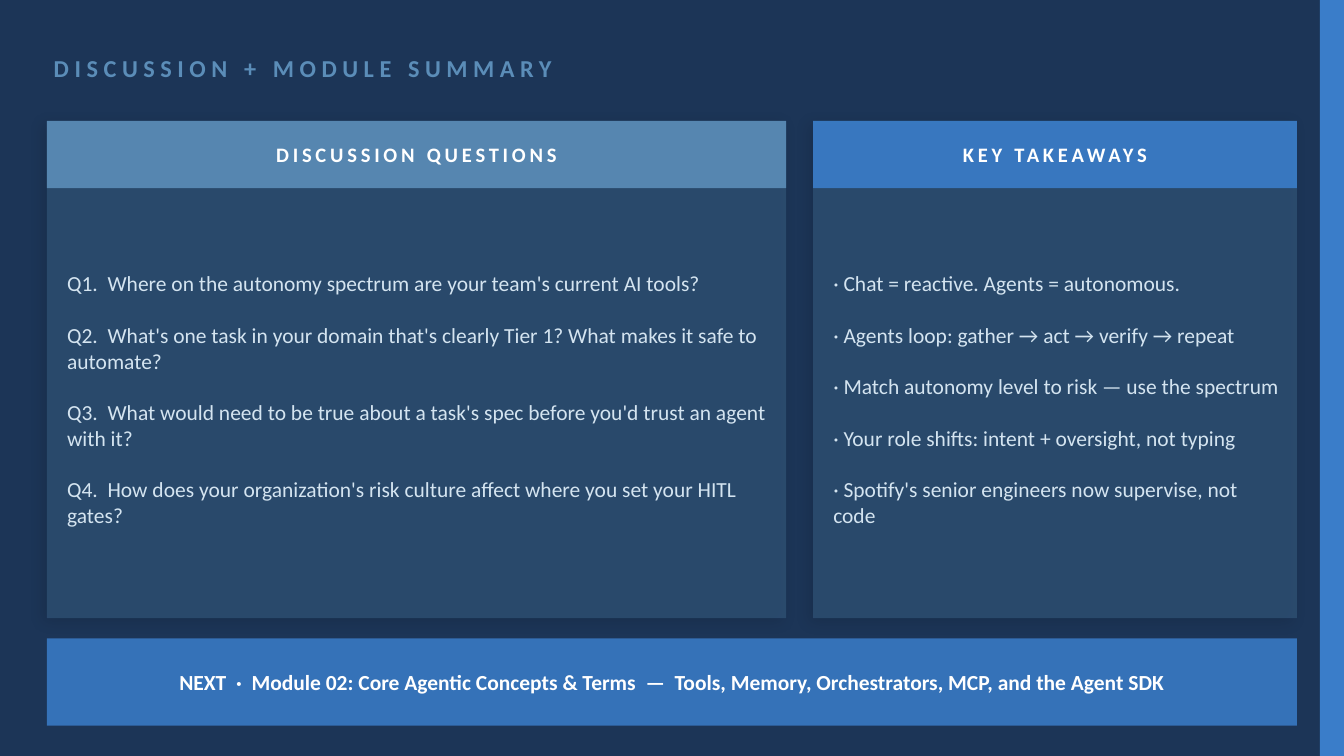
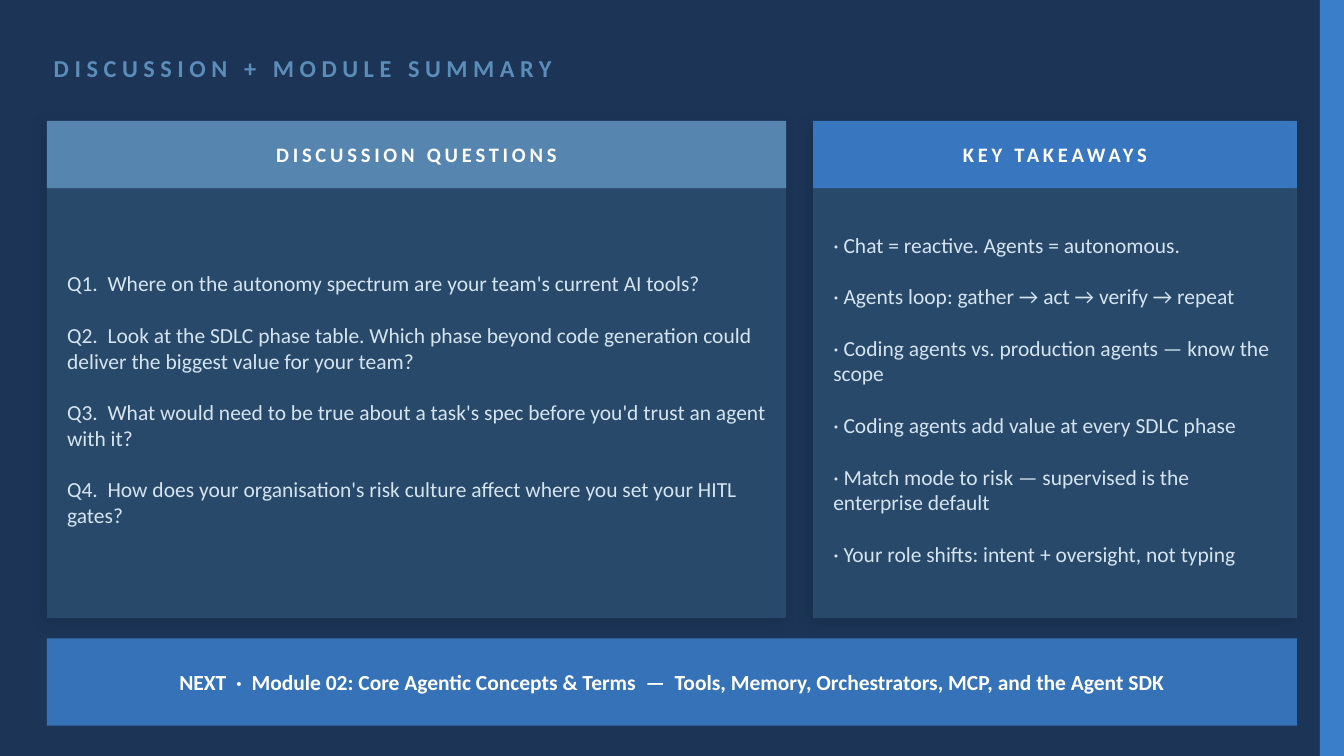
Before and after one commit to stainedhead/agentic-dev-training, a slide deck: slide 12 of slides/Module_01_Chat_vs_Agents_v2.pptx. Drawn at 1344x756 pixels with LibreOffice and Linux fonts; fonts in the diff are those of the drawing. Boxes give left, top, right and bottom in pixels: in the first picture for what was removed or moved away, otherwise in the second. Text is boxed around its words. In the diff, an @@ line names an element or a change of style, - is before the commit and + after.

```diff
--- a/slides/Module_01_Chat_vs_Agents_v2.pptx
+++ b/slides/Module_01_Chat_vs_Agents_v2.pptx
@@ text at box(67, 328, 751, 373): text changed @@
-Q2. What's one task in your domain that's clearly Tier 1? What makes it safe to automate?
+Q2. Look at the SDLC phase table. Which phase beyond code generation could deliver the biggest value for your team?
@@ text at box(833, 341, 1269, 514): text changed @@
-· Match autonomy level to risk — use the spectrum
+· Coding agents vs. production agents — know the scope
+· Coding agents add value at every SDLC phase
+· Match mode to risk — supervised is the enterprise default
@@ text at box(67, 482, 736, 527): text changed @@
-Q4. How does your organization's risk culture affect where you set your HITL gates?
+Q4. How does your organisation's risk culture affect where you set your HITL gates?
@@ text at box(833, 482, 1238, 523): paragraph removed @@
-· Spotify's senior engineers now supervise, not code
```
Also in this commit, not shown: 1 other slide changed, 4 slides added, 4 slides removed, 15 other files.
